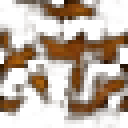
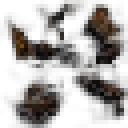
Comparing the layer stacks of the two w=128, h=128 images. Changes:
added layer "Layer 5" above "Layer 4" over (0, 0, 128, 128)
added layer "Layer 4" above "Layer 2" over (0, 0, 128, 128)
hid "Layer 2" over (0, 0, 128, 128)
hid "Layer 3" over (0, 0, 128, 128)
